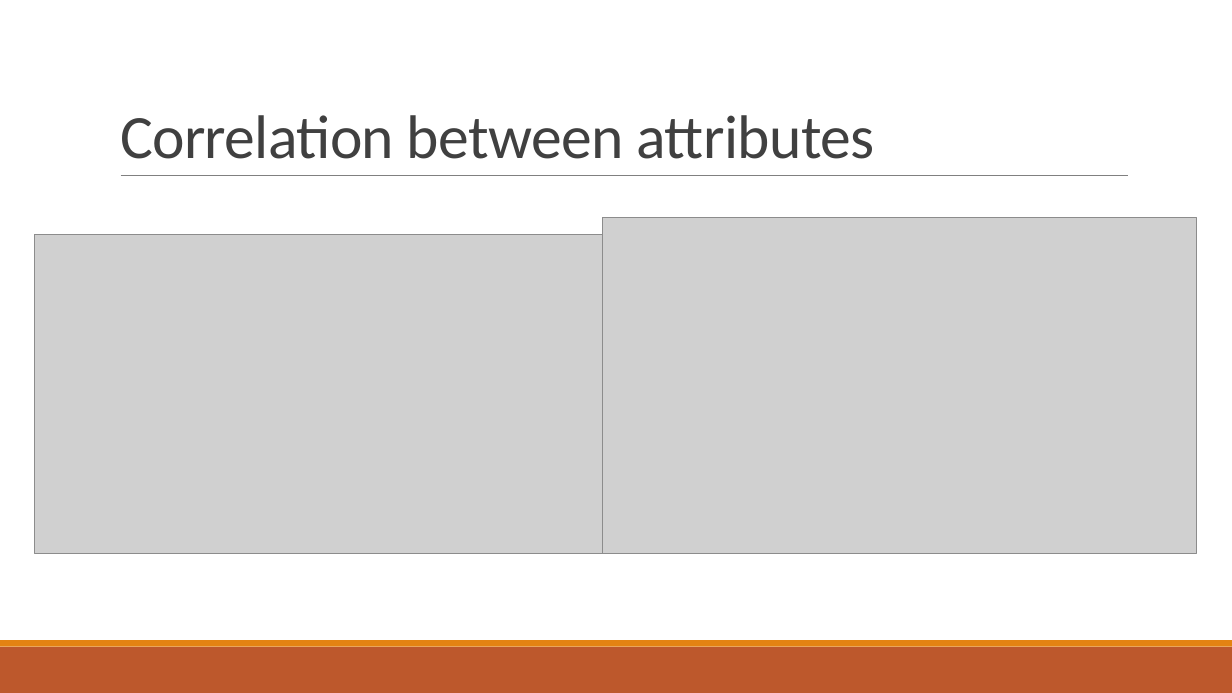
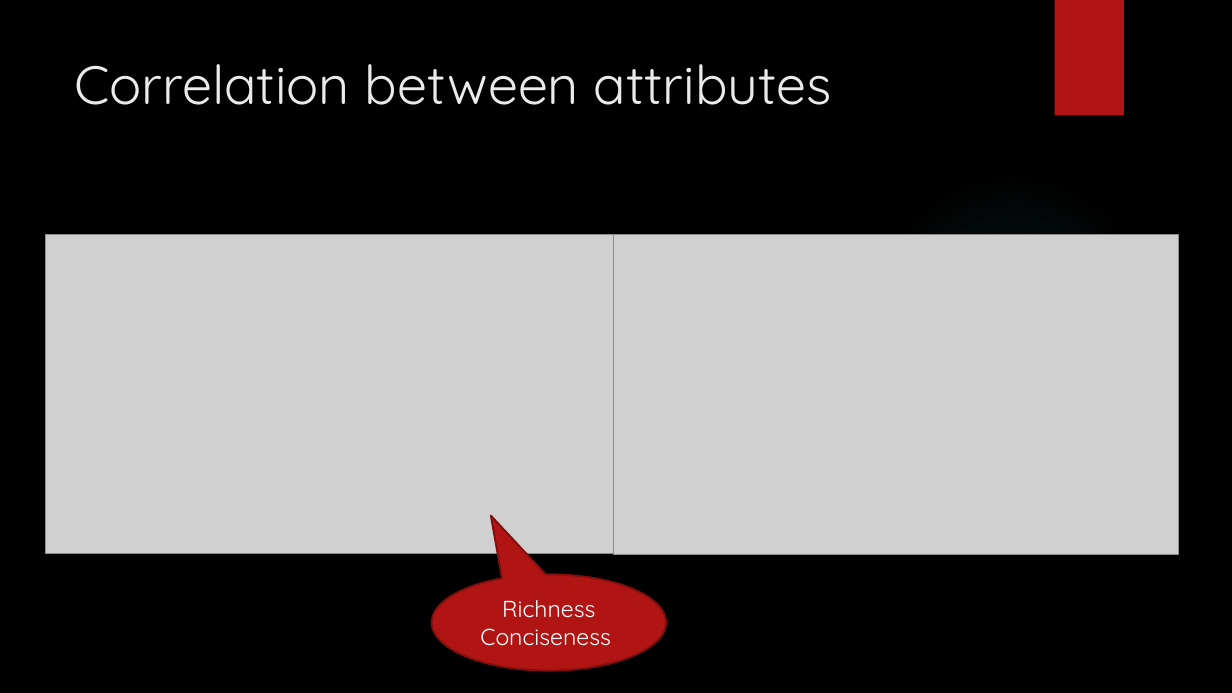
Before and after one commit to yanglinfang/W266FakeNewsIdentification, a slide deck: slide 5 of Low Quality News Identification.pptx (slide 4 before the commit). Drawn at 1232x693 pixels with LibreOffice and Linux fonts; fonts in the diff are those of the drawing; grey boxes stand for pictures; background and template pictures are left out. Boxes give left, top, right and bottom in pixels: in the first picture for what was removed or moved away, otherwise in the second. Text is boxed around its words. In the diff, an @@ line names an element or a change of style, - is before the commit and + after.

Commit message:
add pictures

```diff
--- a/Low Quality News Identification.pptx
+++ b/Low Quality News Identification.pptx
@@ background #FFFFFF to picture (left out) @@
@@ rectangle added at (1055, 0, 1124, 116), fill #B01513 @@
@@ title "Correlation between attributes": place and size @@
-title "Correlation between attributes" at (120, 115, 874, 159)
+title "Correlation between attributes" at (75, 64, 832, 105)
@@ title "Correlation between attributes" at (75, 64, 832, 105): size 48 to 42 pt, font Calibri to Quicksand, text colour #404040 to #EBEBEB, letter spacing -0.5 to 0 pt; line spacing 0.85 to 1; vertical alignment bottom to top @@
@@ line removed from (121, 176) to (1128, 176) @@
@@ ellipse added at (870, 169, 1154, 454), fill gradient #50B9C1 @@
@@ picture: place and size @@
-picture at (34, 235, 602, 554)
+picture at (46, 235, 614, 554)
@@ picture: place and size @@
-picture at (603, 217, 1197, 554)
+picture at (614, 235, 1179, 555)
@@ speech bubble added at (432, 575, 666, 671), fill #B01513, outline #82100E 1.5 pt, 18 pt, text #FFFFFF @@
+Richness
+Conciseness
@@ rectangle removed at (0, 647, 1232, 693) @@
@@ rectangle removed at (0, 640, 1232, 647) @@
```
Also in this commit, not shown: 8 other slides changed, 2 slides added, 1 slide removed.
